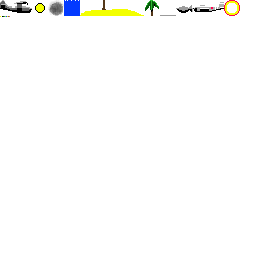
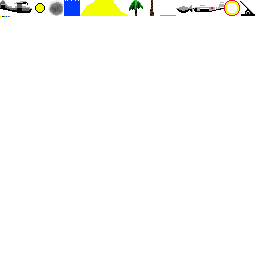
Before/after of a 256x256 layered artwork. What changed in the layer stack:
painted on "tiles.png" over <box>82,0,255,16</box>
